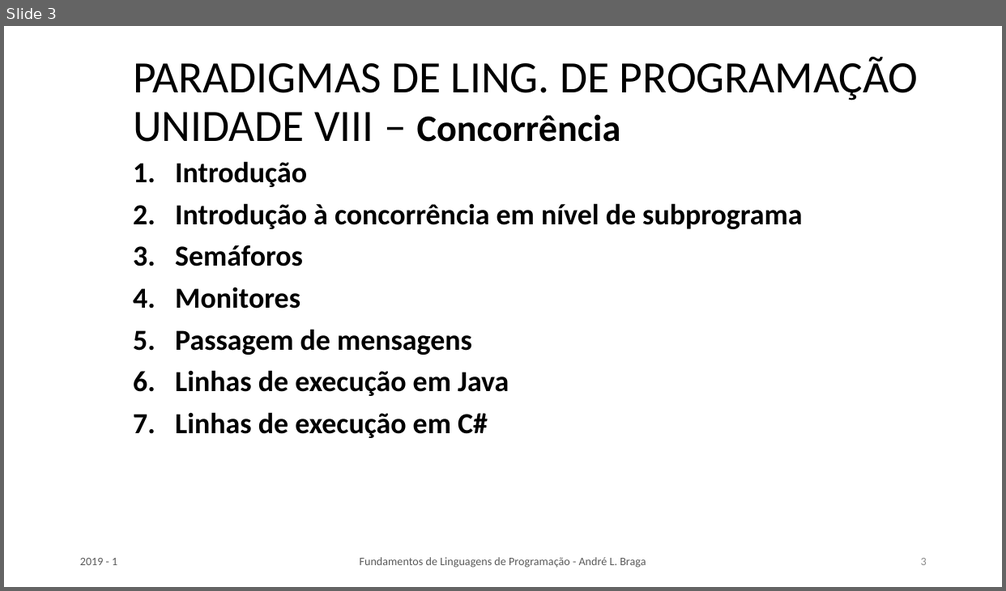
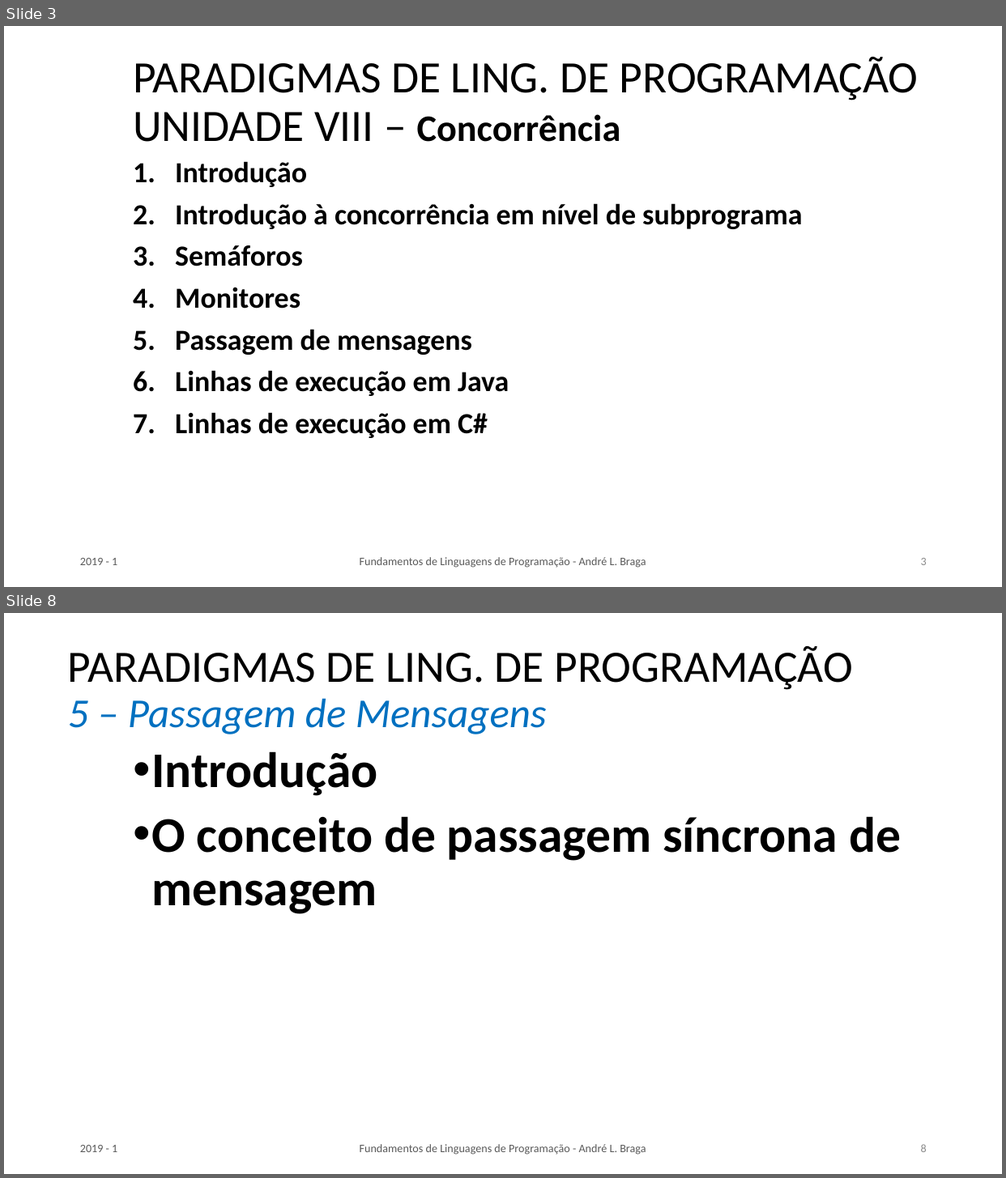
Before and after one commit to LeoCaronezi/CURSOS, a slide deck: CCT0686_PARADIGMAS_DE_LINGUAGENS_DE_PROGRAMACAO/CCT0656_PARADIGMAS_L_PROGI_Aula_07 - PA13_PA14.pptx. Shown one above the other, each under a label of ours: slide 3 before the commit, slides 3 and 8 after it; the slides between them are not shown. The pictures are 1006x591 and 1006x1178 pixels, drawn with LibreOffice and Linux fonts; fonts in the diff are those of the drawing. Boxes give left, top, right and bottom in pixels: in the first picture for what was removed or moved away, otherwise in the second. Text is boxed around its words. In the diff, an @@ line names an element or a change of style, - is before the commit and + after.

```diff
--- a/CCT0686_PARADIGMAS_DE_LINGUAGENS_DE_PROGRAMACAO/CCT0656_PARADIGMAS_L_PROGI_Aula_07 - PA13_PA14.pptx
+++ b/CCT0686_PARADIGMAS_DE_LINGUAGENS_DE_PROGRAMACAO/CCT0656_PARADIGMAS_L_PROGI_Aula_07 - PA13_PA14.pptx
@@ slide 8 added at box(4, 613, 1002, 1174), background #FFFFFF @@
@@ title added at box(68, 646, 854, 735), 43.2 pt, text #000000 @@
+PARADIGMAS DE LING. DE PROGRAMAÇÃO
+5 – Passagem de Mensagens
@@ text added at box(151, 752, 901, 914), 48 pt, text #000000, bold @@
+• Introdução
+• O conceito de passagem síncrona de mensagem
@@ text added at box(80, 1145, 117, 1152), 11 pt, text #595959 @@
+2019 - 1
@@ text added at box(360, 1144, 646, 1155), 11 pt, text #595959 @@
+Fundamentos de Linguagens de Programação - André L. Braga
@@ page number added at box(921, 1144, 927, 1152), 11 pt, text #8C8C8C @@
+8
```
Also in this commit, not shown: 6 other slides added, 7 other files.
